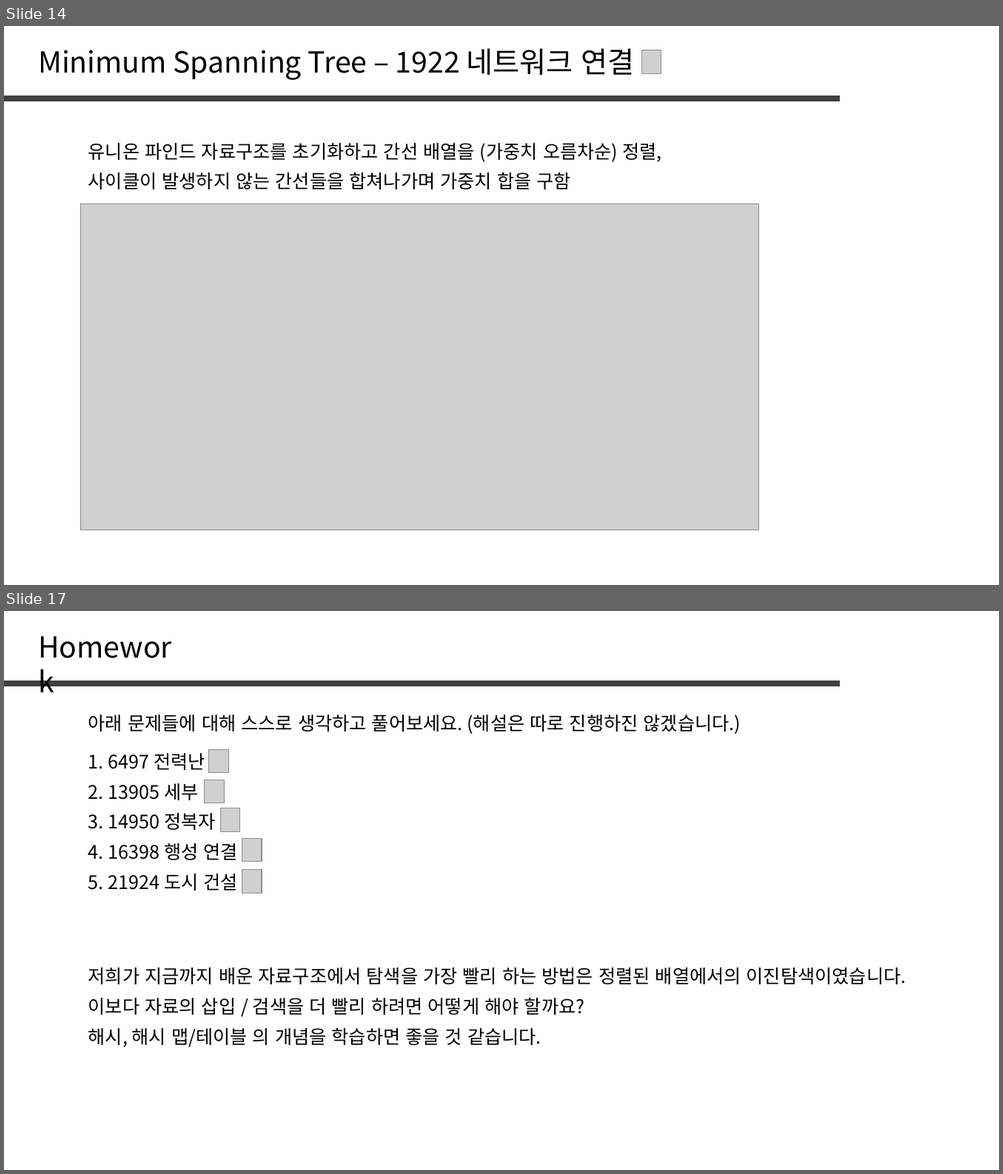
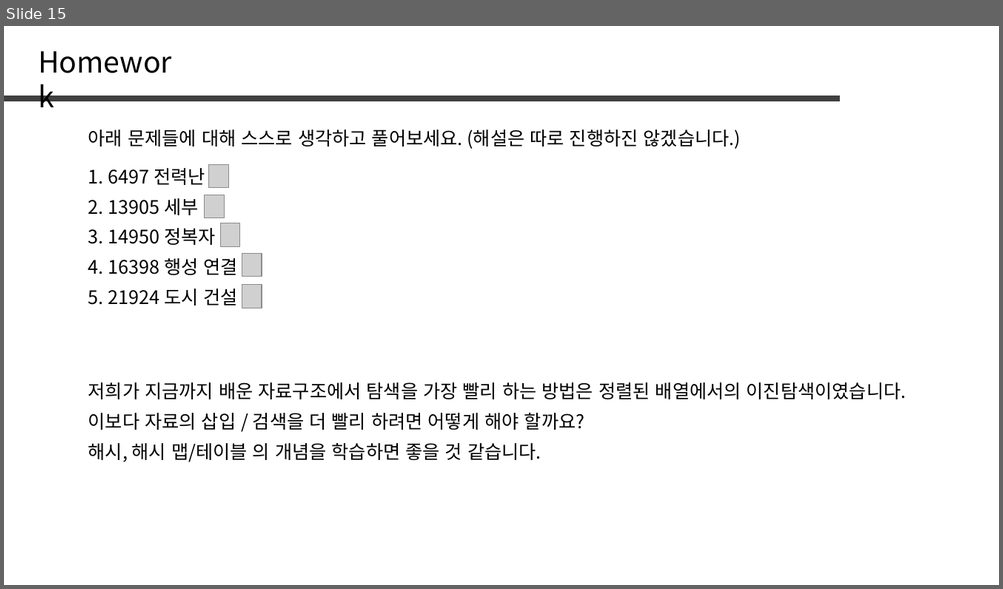
Before and after one commit to jaehoo1/PS-study, a slide deck: study/15_Hash Set, Hash Map.pptx. Shown one above the other, each under a label of ours: slides 14 and 17 before the commit, slide 15 after it; the slides between them are not shown. The pictures are 1003x1174 and 1003x589 pixels, drawn with LibreOffice and Linux fonts; fonts in the diff are those of the drawing; grey boxes stand for pictures. Boxes give left, top, right and bottom in pixels: in the first picture for what was removed or moved away, otherwise in the second. Text is boxed around its words. In the diff, an @@ line names an element or a change of style, - is before the commit and + after.

```diff
--- a/study/15_Hash Set, Hash Map.pptx
+++ b/study/15_Hash Set, Hash Map.pptx
@@ slide 14 removed at (4, 26, 999, 585), background #FFFFFF @@
@@ text removed at (38, 48, 634, 80) @@
-Minimum Spanning Tree – 1922 네트워크 연결
@@ picture removed at (642, 50, 661, 73) @@
@@ line removed from (4, 99) to (839, 99) @@
@@ text removed at (88, 143, 661, 162) @@
-유니온 파인드 자료구조를 초기화하고 간선 배열을 (가중치 오름차순) 정렬,
@@ text removed at (88, 173, 571, 190) @@
-사이클이 발생하지 않는 간선들을 합쳐나가며 가중치 합을 구함
@@ picture removed at (81, 204, 759, 531) @@
@@ what was slide 17 is now slide 15 @@
```
Also in this commit, not shown: 5 slides added, 6 other slides removed.
